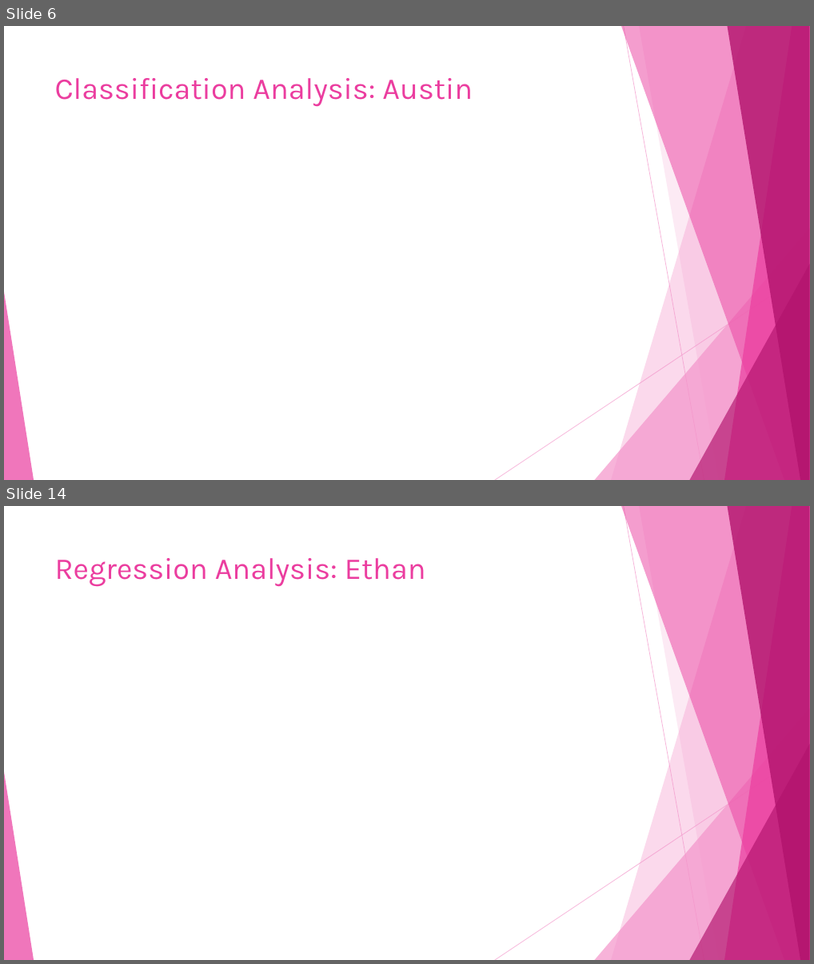
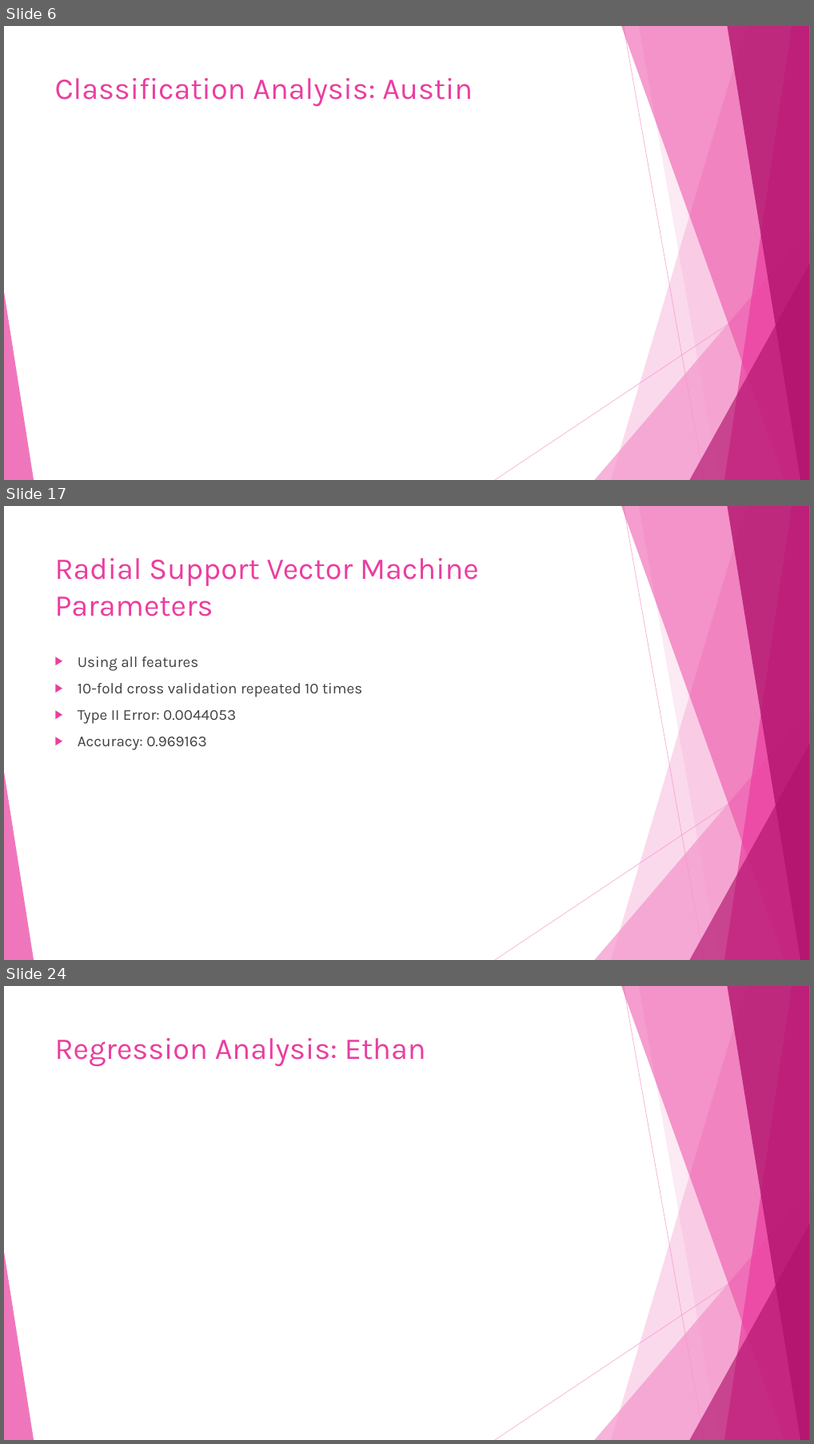
Before and after one commit to dlaposata/Breast_Cancer_Analysis, a slide deck: powerpoint.pptx. Shown one above the other, each under a label of ours: slides 6 and 14 before the commit, slides 6, 17 and 24 after it; the slides between them are not shown. The pictures are 814x964 and 814x1444 pixels, drawn with LibreOffice and Linux fonts; fonts in the diff are those of the drawing. Boxes give left, top, right and bottom in pixels: in the first picture for what was removed or moved away, otherwise in the second. Text is boxed around its words. In the diff, an @@ line names an element or a change of style, - is before the commit and + after.

```diff
--- a/powerpoint.pptx
+++ b/powerpoint.pptx
@@ slide 17 added at (x1=4, y1=506, x2=810, y2=960), background #FFFFFF; not listed: 10 template elements that a slide beside it also shows @@
@@ title added at (x1=55, y1=558, x2=479, y2=616), 36 pt, text #EB3D9F @@
+Radial Support Vector Machine Parameters
@@ text added at (x1=78, y1=656, x2=362, y2=750), 18 pt, text #404040 @@
+▶ Using all features
+▶ 10-fold cross validation repeated 10 times
+▶ Type II Error: 0.0044053
+▶ Accuracy: 0.969163
@@ what was slide 14 is now slide 24 @@
```
Also in this commit, not shown: 8 slides changed, 12 other slides added, 3 slides removed, 1 other file.
